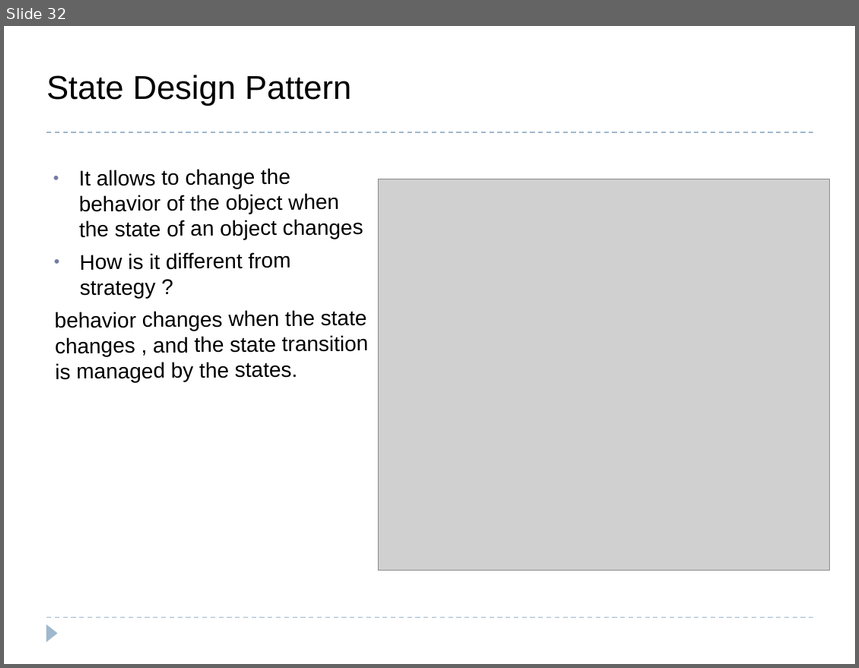
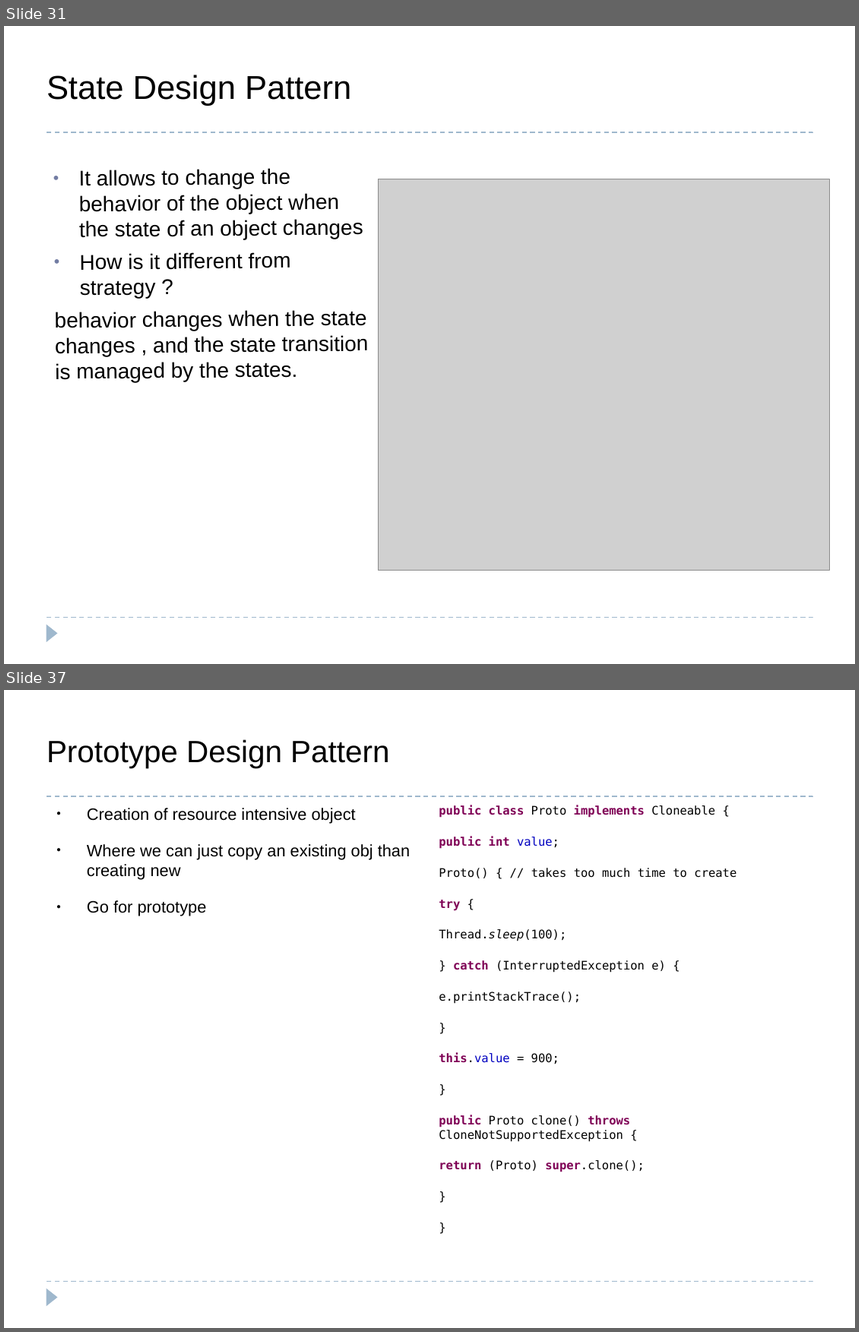
Before and after one commit to bpcrao/purnacode, a slide deck: ppts/Design Patterns.odp. Shown one above the other, each under a label of ours: slide 32 before the commit, slides 31 and 37 after it; the slides between them are not shown. The pictures are 859x668 and 859x1332 pixels, drawn with LibreOffice and Linux fonts; fonts in the diff are those of the drawing; grey boxes stand for pictures. Boxes give left, top, right and bottom in pixels: in the first picture for what was removed or moved away, otherwise in the second. Text is boxed around its words. In the diff, an @@ line names an element or a change of style, - is before the commit and + after.

```diff
--- a/ppts/Design Patterns.odp
+++ b/ppts/Design Patterns.odp
@@ slide 37 added at [4,690,855,1328], background #FFFFFF; not listed: 3 template elements that a slide beside it also shows @@
@@ title added at [47,739,389,768], 26 pt, text #000000 @@
+Prototype Design Pattern
@@ text added at [87,808,410,916], 14 pt, text #000000 @@
+● Creation of resource intensive object
+● Where we can just copy an existing obj than creating new
+● Go for prototype
@@ text added at [439,805,737,1173], 10 pt, text #000000 @@
+public class Proto implements Cloneable {
+public int value;
+Proto() { // takes too much time to create
+try {
+Thread.sleep(100);
+} catch (InterruptedException e) {
+e.printStackTrace();
+}
+this.value = 900;
+}
+public Proto clone() throws CloneNotSupportedException {
+return (Proto) super.clone();
+}
+}
@@ what was slide 32 is now slide 31 @@
```
Also in this commit, not shown: 7 slides changed, 8 other slides added, 2 slides removed.
